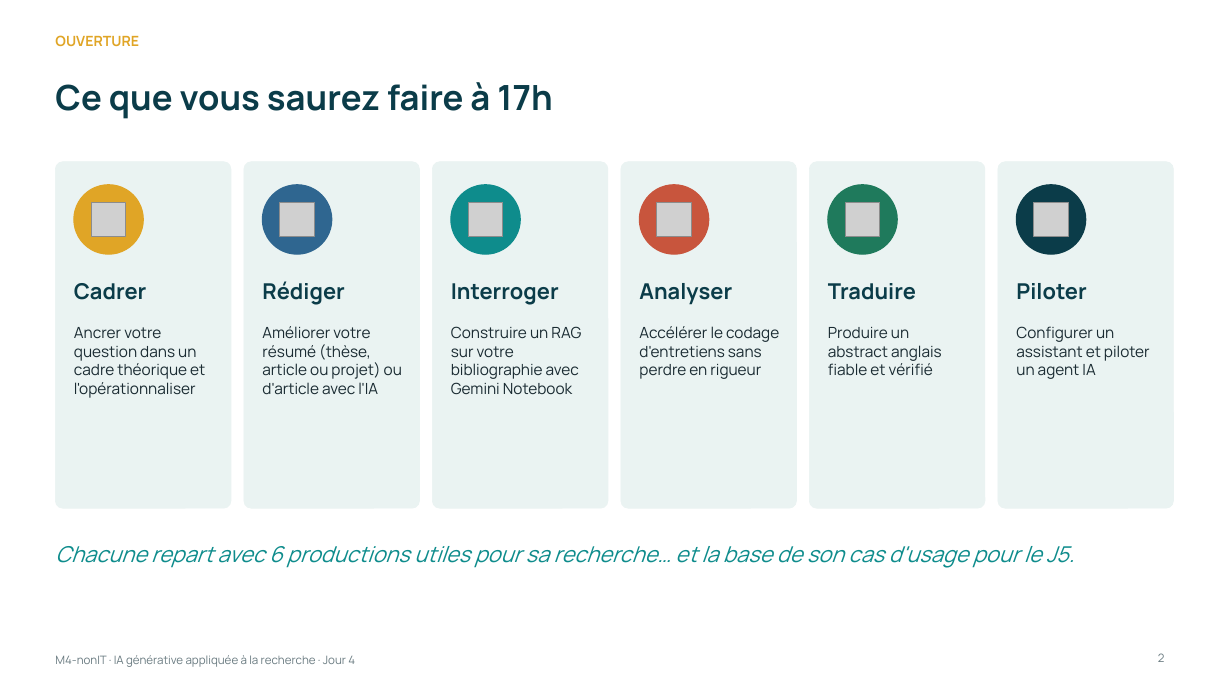
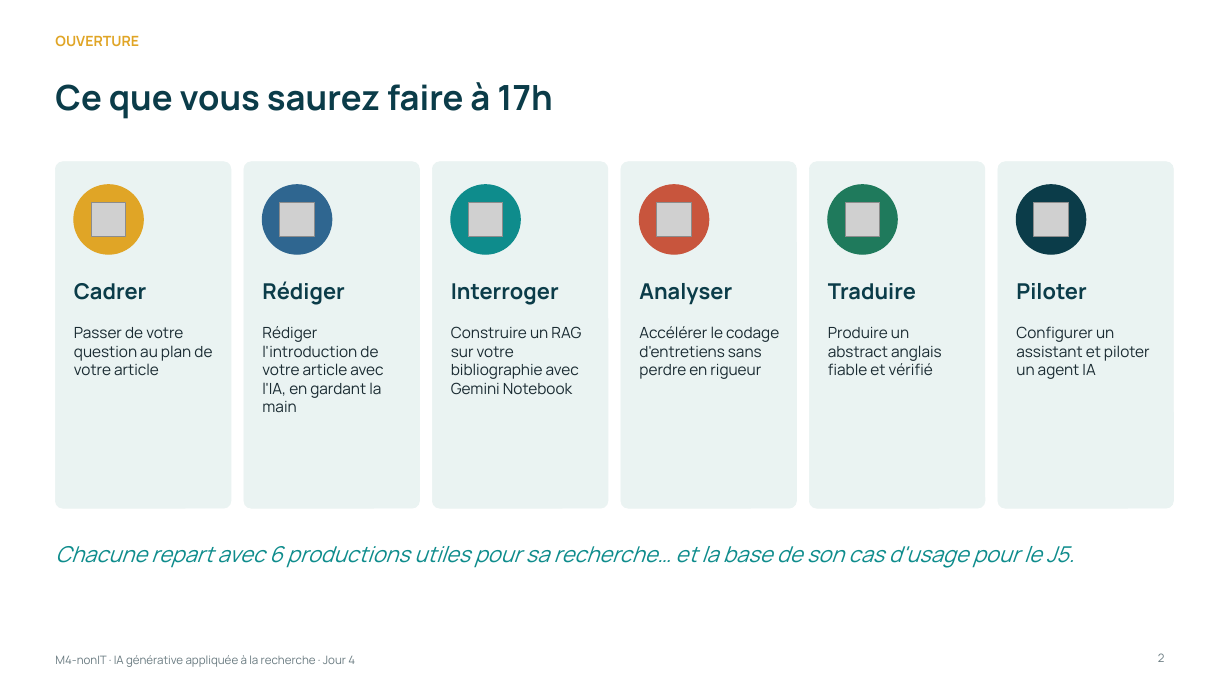
Before and after one commit to Amevi-isi/formation-chercheur-univ, a slide deck: slide 2 of module4_nonIT/M4-nonIT_IA_generative_appliquee.pptx. Drawn at 1232x693 pixels with LibreOffice and Linux fonts; fonts in the diff are those of the drawing; grey boxes stand for pictures. Boxes give left, top, right and bottom in pixels: in the first picture for what was removed or moved away, otherwise in the second. Text is boxed around its words. In the diff, an @@ line names an element or a change of style, - is before the commit and + after.

```diff
--- a/module4_nonIT/M4-nonIT_IA_generative_appliquee.pptx
+++ b/module4_nonIT/M4-nonIT_IA_generative_appliquee.pptx
@@ text at [74, 327, 212, 375]: text changed @@
-Ancrer votre question dans un cadre théorique et l'opérationnaliser
+Passer de votre question au plan de votre article
@@ text at [262, 326, 383, 412]: text changed @@
-Améliorer votre résumé (thèse, article ou projet) ou d'article avec l'IA
+Rédiger l'introduction de votre article avec l'IA, en gardant la main
```
Also in this commit, not shown: 15 other slides changed, 3 slides added, 12 slides removed.
